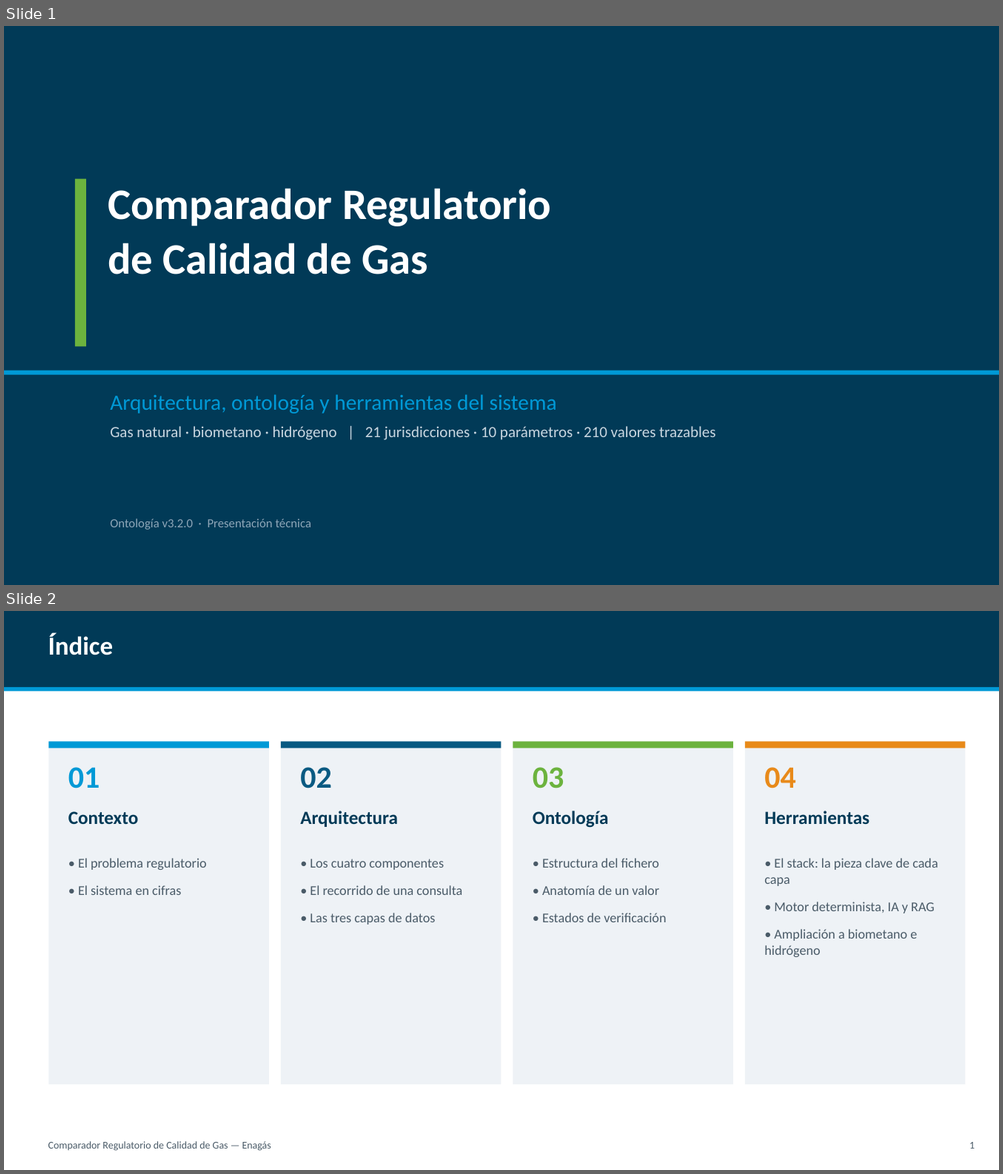
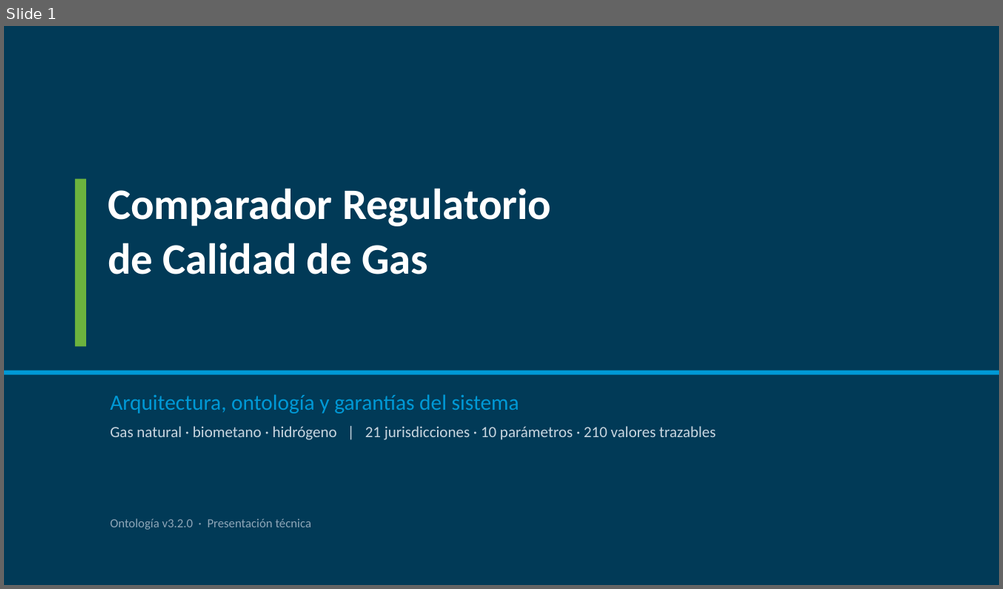
Before and after one commit to CarlosOlivaZurdo/ENAG-S_G1, a slide deck: docs/Presentacion_Comparador_Gas.pptx. Shown one above the other, each under a label of ours: slides 1 and 2 before the commit, slide 1 after it. The pictures are 1003x1174 and 1003x589 pixels, drawn with LibreOffice and Linux fonts; fonts in the diff are those of the drawing. Boxes give left, top, right and bottom in pixels: in the first picture for what was removed or moved away, otherwise in the second. Text is boxed around its words. In the diff, an @@ line names an element or a change of style, - is before the commit and + after.

```diff
--- a/docs/Presentacion_Comparador_Gas.pptx
+++ b/docs/Presentacion_Comparador_Gas.pptx
@@ slide 2 removed at (x1=4, y1=611, x2=999, y2=1170), background #FFFFFF @@
@@ rectangle removed at (x1=4, y1=611, x2=999, y2=687) @@
@@ text removed at (x1=48, y1=633, x2=114, y2=655) @@
-Índice
@@ rectangle removed at (x1=4, y1=687, x2=999, y2=692) @@
@@ rectangle removed at (x1=48, y1=741, x2=269, y2=1085) @@
@@ rectangle removed at (x1=48, y1=741, x2=269, y2=749) @@
@@ rectangle removed at (x1=281, y1=741, x2=501, y2=1085) @@
@@ rectangle removed at (x1=281, y1=741, x2=501, y2=749) @@
@@ rectangle removed at (x1=513, y1=741, x2=733, y2=1085) @@
@@ rectangle removed at (x1=513, y1=741, x2=733, y2=749) @@
@@ rectangle removed at (x1=745, y1=741, x2=965, y2=1085) @@
@@ rectangle removed at (x1=745, y1=741, x2=965, y2=749) @@
@@ text removed at (x1=68, y1=767, x2=99, y2=789) @@
-01
@@ text removed at (x1=300, y1=767, x2=331, y2=789) @@
-02
@@ text removed at (x1=532, y1=767, x2=563, y2=789) @@
-03
@@ text removed at (x1=764, y1=767, x2=795, y2=789) @@
-04
@@ text removed at (x1=68, y1=812, x2=138, y2=824) @@
-Contexto
@@ text removed at (x1=300, y1=811, x2=398, y2=827) @@
-Arquitectura
@@ text removed at (x1=532, y1=811, x2=609, y2=828) @@
-Ontología
@@ text removed at (x1=764, y1=811, x2=869, y2=824) @@
-Herramientas
@@ text removed at (x1=78, y1=858, x2=206, y2=895) @@
-• El problema regulatorio
-• El sistema en cifras
@@ text removed at (x1=310, y1=859, x2=462, y2=925) @@
-• Los cuatro componentes
-• El recorrido de una consulta
-• Las tres capas de datos
@@ text removed at (x1=542, y1=858, x2=666, y2=923) @@
-• Estructura del fichero
-• Anatomía de un valor
-• Estados de verificación
@@ text removed at (x1=764, y1=858, x2=937, y2=957) @@
-• El stack: la pieza clave de cada capa
-• Motor determinista, IA y RAG
-• Ampliación a biometano e hidrógeno
@@ text removed at (x1=48, y1=1142, x2=271, y2=1151) @@
-Comparador Regulatorio de Calidad de Gas — Enagás
@@ text removed at (x1=969, y1=1142, x2=974, y2=1149) @@
-1
@@ slide 1 changed as well @@
@@ text at (x1=110, y1=395, x2=519, y2=414): text changed @@
-Arquitectura, ontología y herramientas del sistema
+Arquitectura, ontología y garantías del sistema
```
Also in this commit, not shown: 8 other slides changed, 8 other slides removed, 1 other file.
